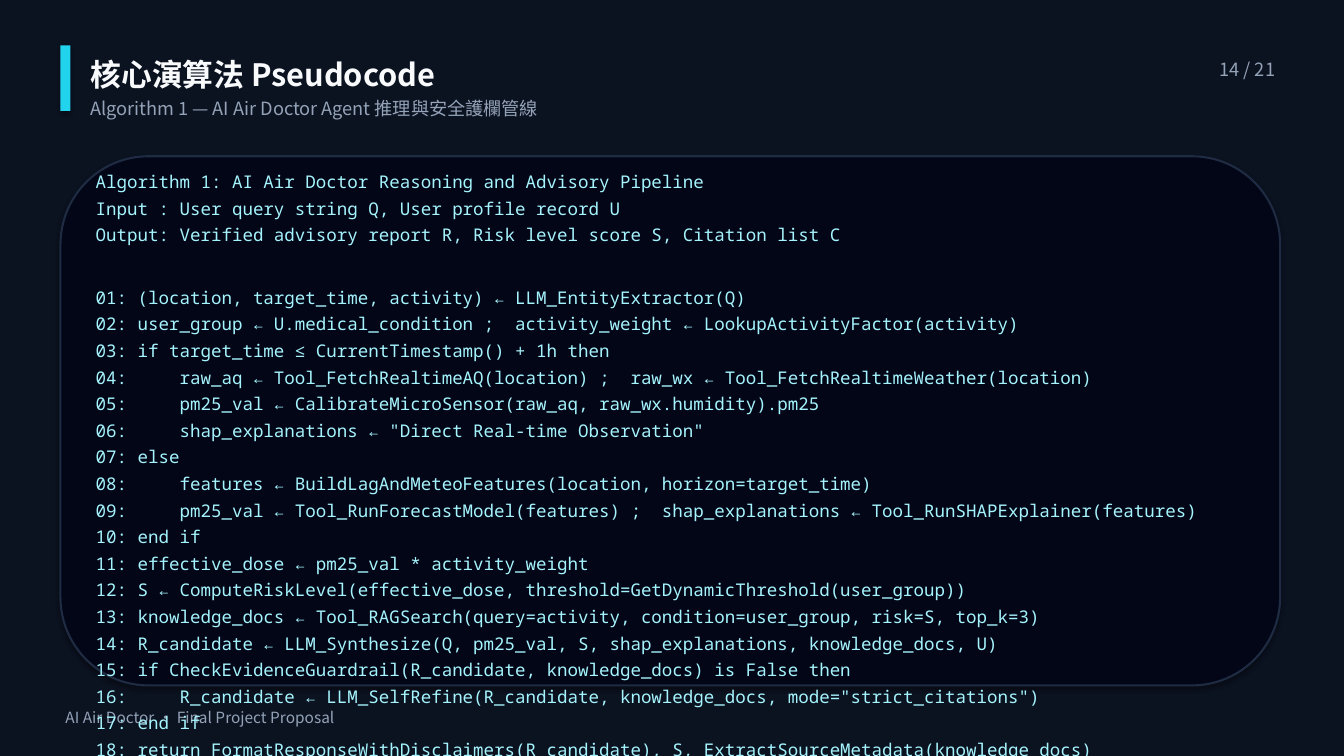
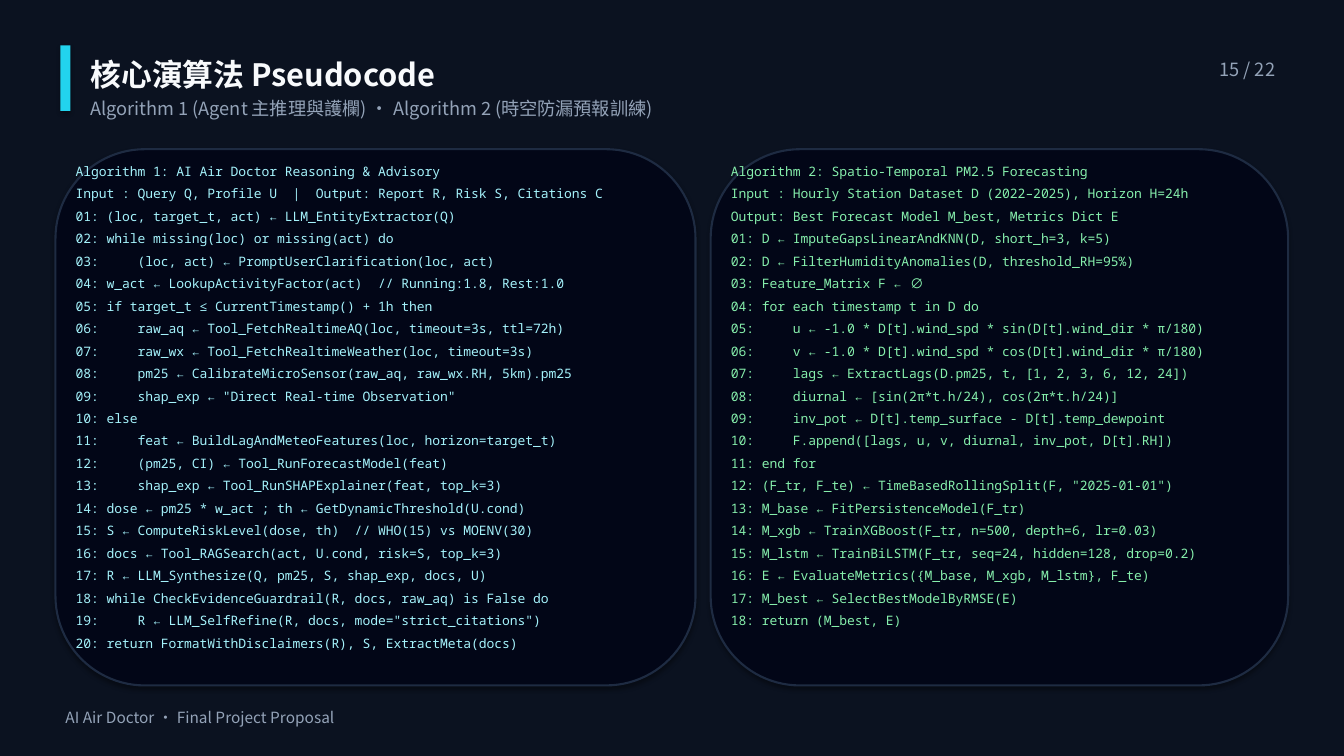
Before and after one commit to ajidohf9/DIC3_Proposal_Refactor_OpenSpec, a slide deck: slide 15 of docs/Proposal_AI_Air_Doctor.pptx (slide 14 before the commit). Drawn at 1344x756 pixels with LibreOffice and Linux fonts; fonts in the diff are those of the drawing. Boxes give left, top, right and bottom in pixels: in the first picture for what was removed or moved away, otherwise in the second. Text is boxed around its words. In the diff, an @@ line names an element or a change of style, - is before the commit and + after.

```diff
--- a/docs/Proposal_AI_Air_Doctor.pptx
+++ b/docs/Proposal_AI_Air_Doctor.pptx
@@ text at (1220,62,1275,76): text changed @@
-14 / 21
+15 / 22
@@ text at (91,99,652,120): text changed @@
-Algorithm 1 — AI Air Doctor Agent 推理與安全護欄管線
+Algorithm 1 (Agent 主推理與護欄) · Algorithm 2 (時空防漏預報訓練)
@@ rounded rectangle: place and size @@
-rounded rectangle at (60,156,1280,686)
+rounded rectangle at (55,149,696,686)
@@ rounded rectangle added at (711,149,1289,686), fill #020617, outline #1E2B42 1.5 pt @@
@@ text at (76,163,603,650): text changed; size 12.5 to 9.3 pt @@
-Algorithm 1: AI Air Doctor Reasoning and Advisory Pipeline
-Input : User query string Q, User profile record U
-Output: Verified advisory report R, Risk level score S, Citation list C
-01: (location, target_time, activity) ← LLM_EntityExtractor(Q)
-02: user_group ← U.medical_condition ; activity_weight ← LookupActivityFactor(activity)
-03: if target_time ≤ CurrentTimestamp() + 1h then
-04: raw_aq ← Tool_FetchRealtimeAQ(location) ; raw_wx ← Tool_FetchRealtimeWeather(location)
-05: pm25_val ← CalibrateMicroSensor(raw_aq, raw_wx.humidity).pm25
-06: shap_explanations ← "Direct Real-time Observation"
-07: else
-08: features ← BuildLagAndMeteoFeatures(location, horizon=target_time)
-09: pm25_val ← Tool_RunForecastModel(features) ; shap_explanations ← Tool_RunSHAPExplainer(features)
-10: end if
-11: effective_dose ← pm25_val * activity_weight
-12: S ← ComputeRiskLevel(effective_dose, threshold=GetDynamicThreshold(user_group))
-13: knowledge_docs ← Tool_RAGSearch(query=activity, condition=user_group, risk=S, top_k=3)
-14: R_candidate ← LLM_Synthesize(Q, pm25_val, S, shap_explanations, knowledge_docs, U)
-15: if CheckEvidenceGuardrail(R_candidate, knowledge_docs) is False then
-16: R_candidate ← LLM_SelfRefine(R_candidate, knowledge_docs, mode="strict_citations")
-17: end if
-18: return FormatResponseWithDisclaimers(R_candidate), S, ExtractSourceMetadata(knowledge_docs)
+Algorithm 1: AI Air Doctor Reasoning & Advisory
+Input : Query Q, Profile U | Output: Report R, Risk S, Citations C
+01: (loc, target_t, act) ← LLM_EntityExtractor(Q)
+02: while missing(loc) or missing(act) do
+03: (loc, act) ← PromptUserClarification(loc, act)
+04: w_act ← LookupActivityFactor(act) // Running:1.8, Rest:1.0
+05: if target_t ≤ CurrentTimestamp() + 1h then
+06: raw_aq ← Tool_FetchRealtimeAQ(loc, timeout=3s, ttl=72h)
+07: raw_wx ← Tool_FetchRealtimeWeather(loc, timeout=3s)
+08: pm25 ← CalibrateMicroSensor(raw_aq, raw_wx.RH, 5km).pm25
+09: shap_exp ← "Direct Real-time Observation"
+10: else
+11: feat ← BuildLagAndMeteoFeatures(loc, horizon=target_t)
+12: (pm25, CI) ← Tool_RunForecastModel(feat)
+13: shap_exp ← Tool_RunSHAPExplainer(feat, top_k=3)
+14: dose ← pm25 * w_act ; th ← GetDynamicThreshold(U.cond)
+15: S ← ComputeRiskLevel(dose, th) // WHO(15) vs MOENV(30)
+16: docs ← Tool_RAGSearch(act, U.cond, risk=S, top_k=3)
+17: R ← LLM_Synthesize(Q, pm25, S, shap_exp, docs, U)
+18: while CheckEvidenceGuardrail(R, docs, raw_aq) is False do
+19: R ← LLM_SelfRefine(R, docs, mode="strict_citations")
+20: return FormatWithDisclaimers(R), S, ExtractMeta(docs)
@@ text added at (731,163,1204,627), 9.3 pt, text #86EFAC @@
+Algorithm 2: Spatio-Temporal PM2.5 Forecasting
+Input : Hourly Station Dataset D (2022–2025), Horizon H=24h
+Output: Best Forecast Model M_best, Metrics Dict E
+01: D ← ImputeGapsLinearAndKNN(D, short_h=3, k=5)
+02: D ← FilterHumidityAnomalies(D, threshold_RH=95%)
+03: Feature_Matrix F ← ∅
+04: for each timestamp t in D do
+05: u ← -1.0 * D[t].wind_spd * sin(D[t].wind_dir * π/180)
+06: v ← -1.0 * D[t].wind_spd * cos(D[t].wind_dir * π/180)
+07: lags ← ExtractLags(D.pm25, t, [1, 2, 3, 6, 12, 24])
+08: diurnal ← [sin(2π*t.h/24), cos(2π*t.h/24)]
+09: inv_pot ← D[t].temp_surface - D[t].temp_dewpoint
+10: F.append([lags, u, v, diurnal, inv_pot, D[t].RH])
+11: end for
+12: (F_tr, F_te) ← TimeBasedRollingSplit(F, "2025-01-01")
+13: M_base ← FitPersistenceModel(F_tr)
+14: M_xgb ← TrainXGBoost(F_tr, n=500, depth=6, lr=0.03)
+15: M_lstm ← TrainBiLSTM(F_tr, seq=24, hidden=128, drop=0.2)
+16: E ← EvaluateMetrics({M_base, M_xgb, M_lstm}, F_te)
+17: M_best ← SelectBestModelByRMSE(E)
+18: return (M_best, E)
```
Also in this commit, not shown: 19 other slides changed, 1 slide added, 12 other files.
